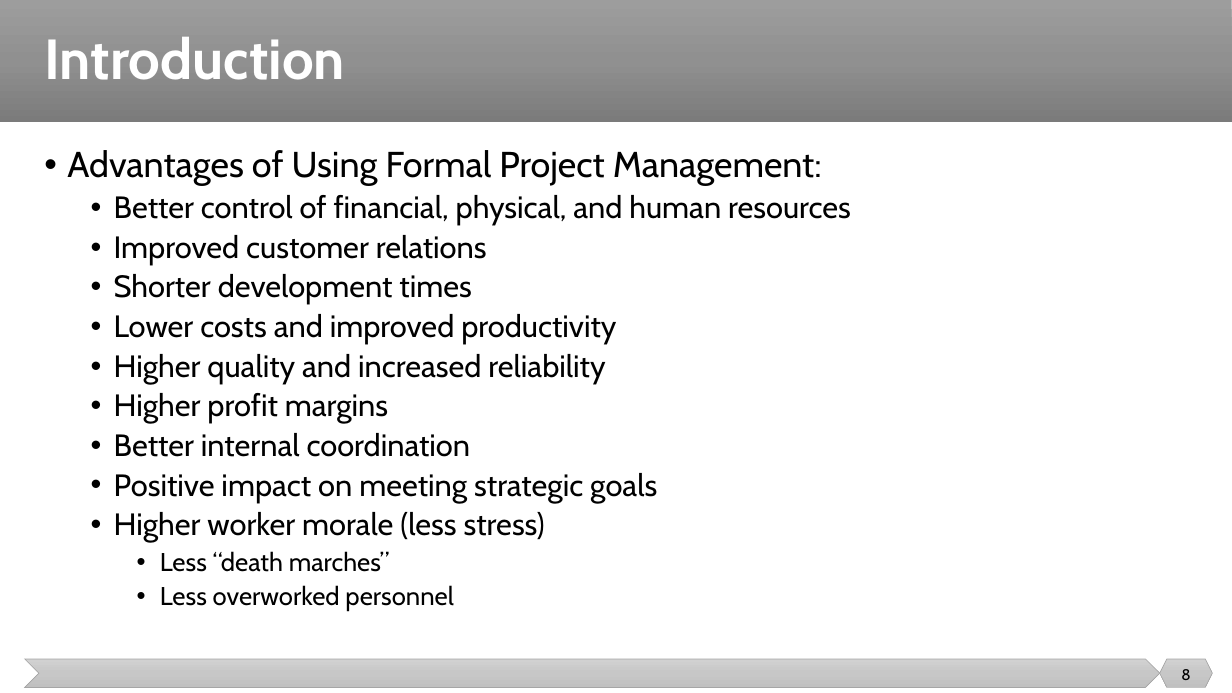
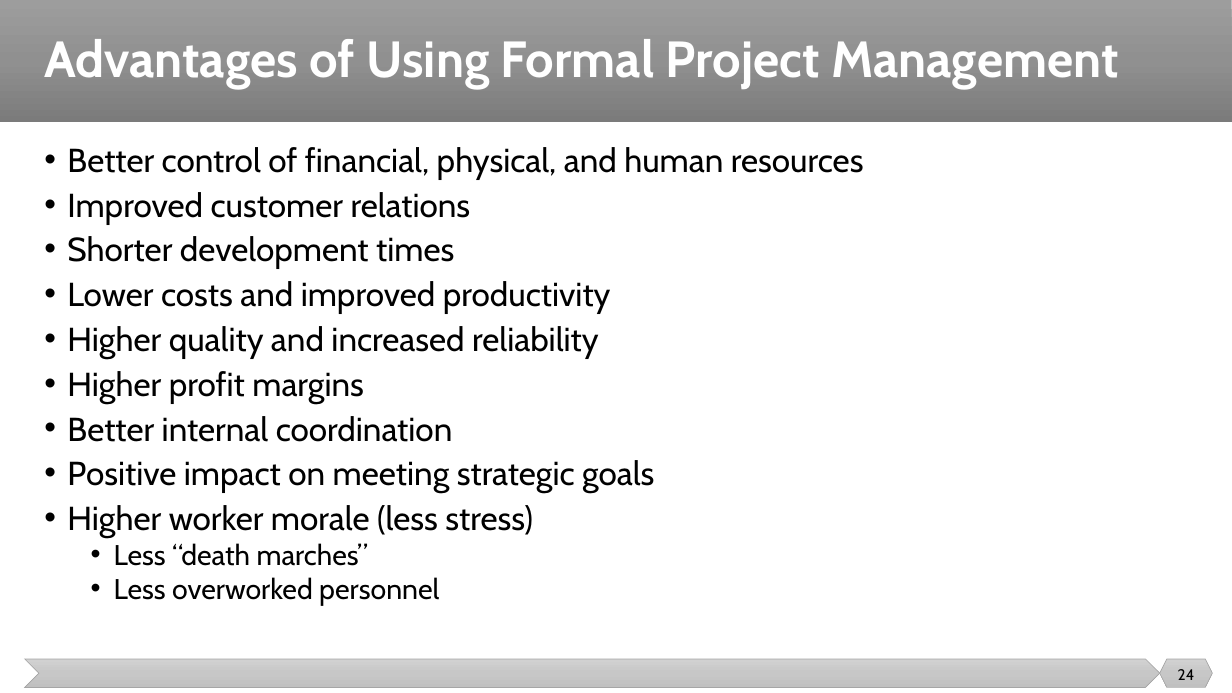
Before and after one commit to malenezi/malenezi, a slide deck: slide 24 of SE423/Lectures/1-Introduction/Introduction.pptx (slide 8 before the commit). Drawn at 1232x693 pixels with LibreOffice and Linux fonts; fonts in the diff are those of the drawing. Boxes give left, top, right and bottom in pixels: in the first picture for what was removed or moved away, otherwise in the second. Text is boxed around its words. In the diff, an @@ line names an element or a change of style, - is before the commit and + after.

```diff
--- a/SE423/Lectures/1-Introduction/Introduction.pptx
+++ b/SE423/Lectures/1-Introduction/Introduction.pptx
@@ title at [44, 39, 1118, 88]: text changed; size 44 to 39.6 pt @@
-Introduction
+Advantages of Using Formal Project Management
@@ text "Better control of financial, physical, ..." at [67, 147, 864, 606]: size 24 to 25.9 pt in "Better control of financial, physical, and human ...", "Improved customer relations", "Shorter development times", "Lower costs and improved productivity" and 5 more places; size 20 to 22.2 pt in "Less “death marches”", "Less overworked personnel"; list level 2 to 1 in "Better control of financial, physical, ..."; line spacing 0.9 to 0.8; list level 2 to 1 in "Improved customer relations"; list level 2 to 1 in "Shorter development times"; list level 2 to 1 in "Lower costs and improved productivity"; list level 2 to 1 in "Higher quality and increased reliability"; list level 2 to 1 in "Higher profit margins"; list level 2 to 1 in "Better internal coordination"; list level 2 to 1 in "Positive impact on meeting strategic ..."; list level 2 to 1 in "Higher worker morale (less stress)"; list level 3 to 2 in "Less “death marches”"; list level 3 to 2 in "Less overworked personnel" @@
@@ text at [67, 150, 822, 186]: paragraph removed @@
-• Advantages of Using Formal Project Management:
@@ page number at [1178, 669, 1195, 680]: text changed @@
-8
+24
```
Also in this commit, not shown: 30 other slides changed, 40 slides added, 68 slides removed, 5 other files.
